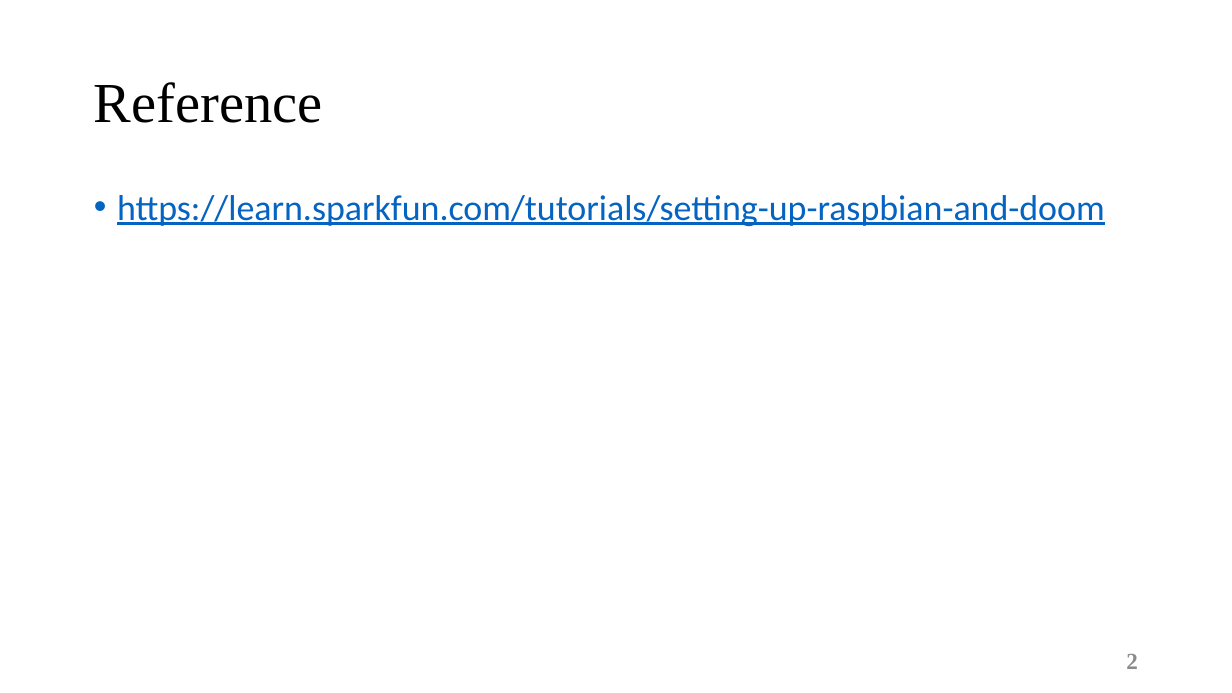
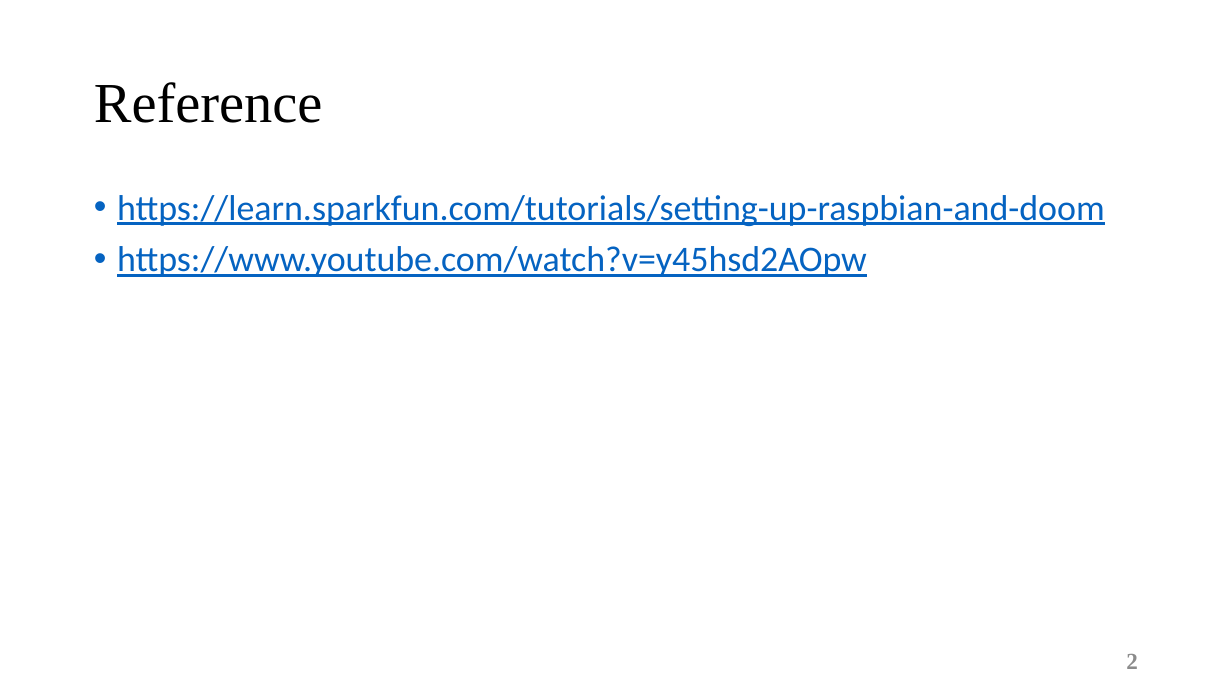
Before and after one commit to sabouri1994/Coursera_IOT_Specialization-, a slide deck: slide 2 of 4-The Raspberry Pi Platform and Python Programming for the Raspberry Pi/Week1/1_ Setup.pptx. Drawn at 1232x693 pixels with LibreOffice and Linux fonts; fonts in the diff are those of the drawing. Boxes give left, top, right and bottom in pixels: in the first picture for what was removed or moved away, otherwise in the second. Text is boxed around its words. In the diff, an @@ line names an element or a change of style, - is before the commit and + after.

Commit message:
Raspberry Pi Setup ppt

```diff
--- a/4-The Raspberry Pi Platform and Python Programming for the Raspberry Pi/Week1/1_ Setup.pptx
+++ b/4-The Raspberry Pi Platform and Python Programming for the Raspberry Pi/Week1/1_ Setup.pptx
@@ text at (x1=117, y1=246, x2=867, y2=277): paragraph added @@
+• https://www.youtube.com/watch?v=y45hsd2AOpw
```
